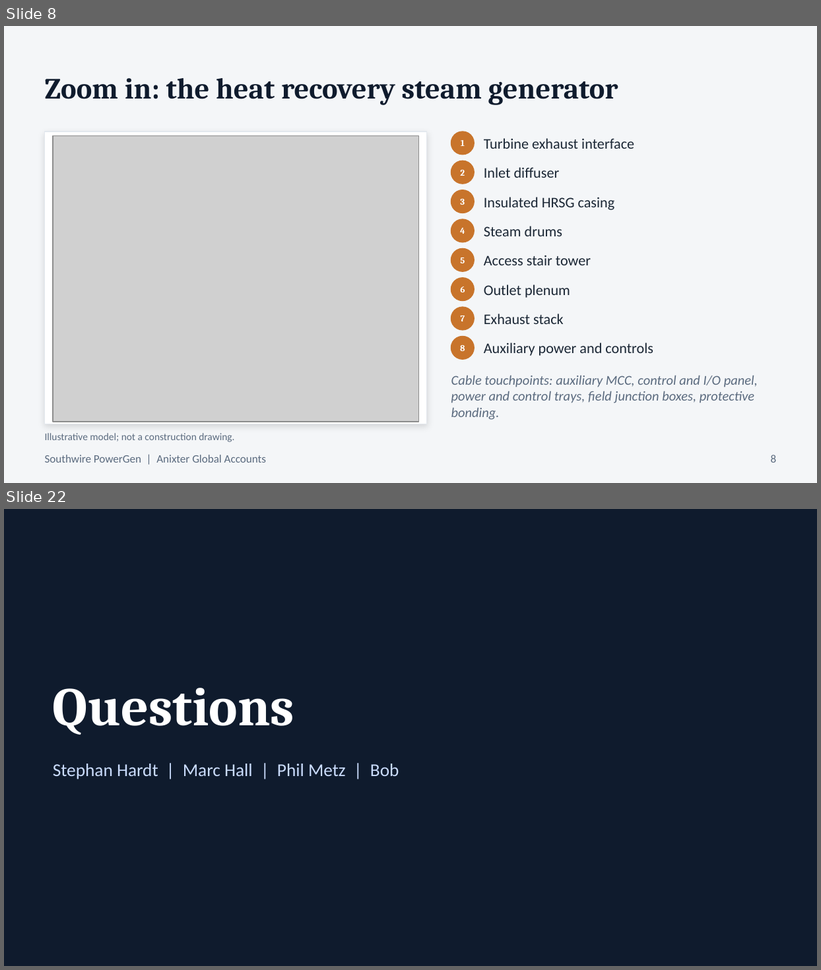
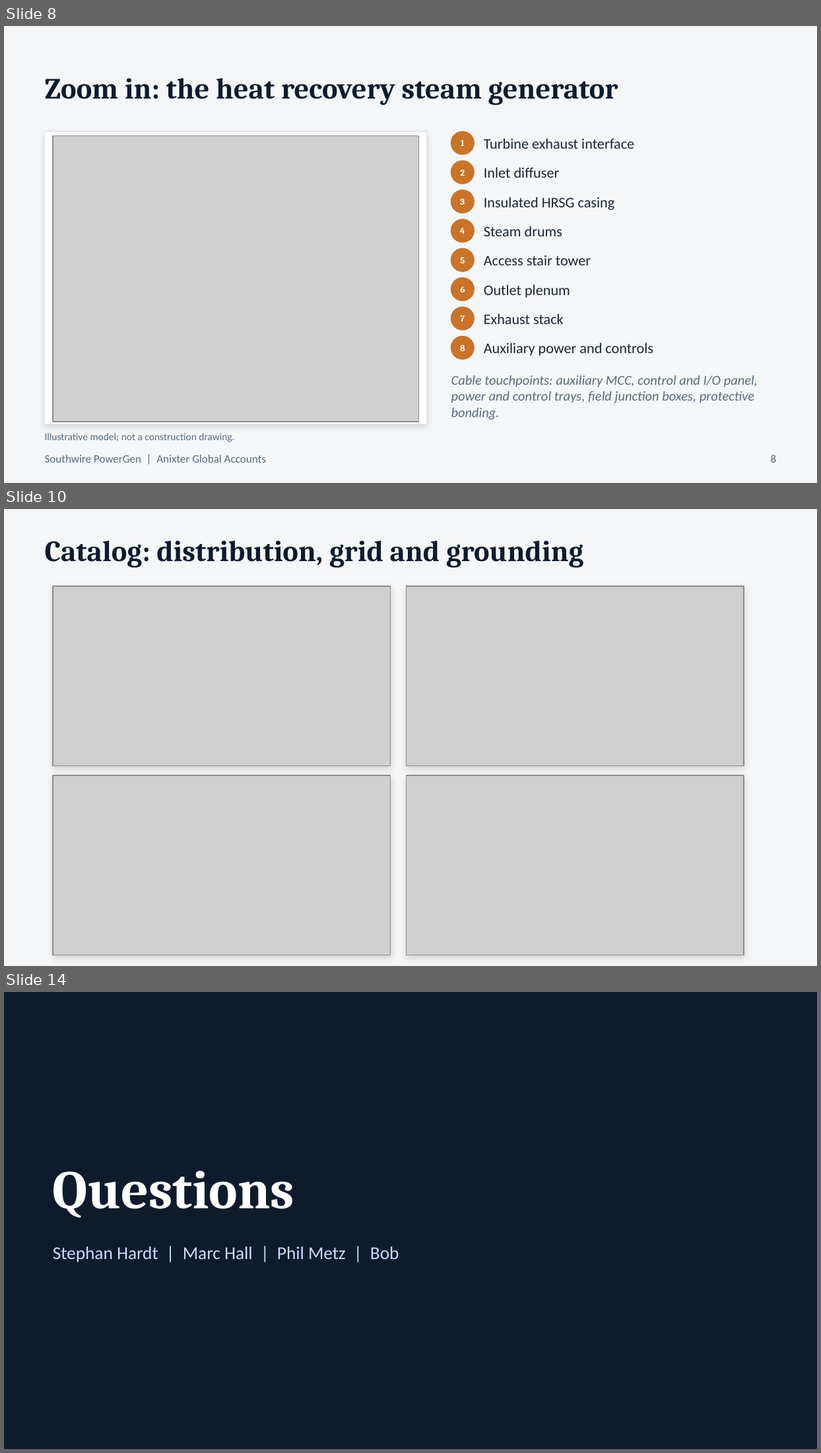
Before and after one commit to shardt87/ln, a slide deck: presentations/Anixter_PowerGen_Presentation_DRAFT.pptx. Shown one above the other, each under a label of ours: slides 8 and 22 before the commit, slides 8, 10 and 14 after it; the slides between them are not shown. The pictures are 821x970 and 821x1453 pixels, drawn with LibreOffice and Linux fonts; fonts in the diff are those of the drawing; grey boxes stand for pictures. Boxes give left, top, right and bottom in pixels: in the first picture for what was removed or moved away, otherwise in the second. Text is boxed around its words. In the diff, an @@ line names an element or a change of style, - is before the commit and + after.

```diff
--- a/presentations/Anixter_PowerGen_Presentation_DRAFT.pptx
+++ b/presentations/Anixter_PowerGen_Presentation_DRAFT.pptx
@@ slide 10 added at <box>4,509,817,966</box>, background #F4F6F8 @@
@@ text added at <box>45,541,583,568</box>, 26 pt, text #0F1B2D, bold @@
+Catalog: distribution, grid and grounding
@@ rectangle added at <box>53,586,390,766</box>, fill #FFFFFF, outline #E3E8EE 0.75 pt @@
@@ picture added at <box>53,586,390,766</box> @@
@@ rectangle added at <box>407,586,744,766</box>, fill #FFFFFF, outline #E3E8EE 0.75 pt @@
@@ picture added at <box>407,586,744,766</box> @@
@@ rectangle added at <box>53,776,390,955</box>, fill #FFFFFF, outline #E3E8EE 0.75 pt @@
@@ picture added at <box>53,776,390,955</box> @@
@@ rectangle added at <box>407,776,744,955</box>, fill #FFFFFF, outline #E3E8EE 0.75 pt @@
@@ picture added at <box>407,776,744,955</box> @@
@@ what was slide 22 is now slide 14 @@
```
Also in this commit, not shown: 3 slides changed, 1 other slide added, 10 slides removed, 18 other files.
